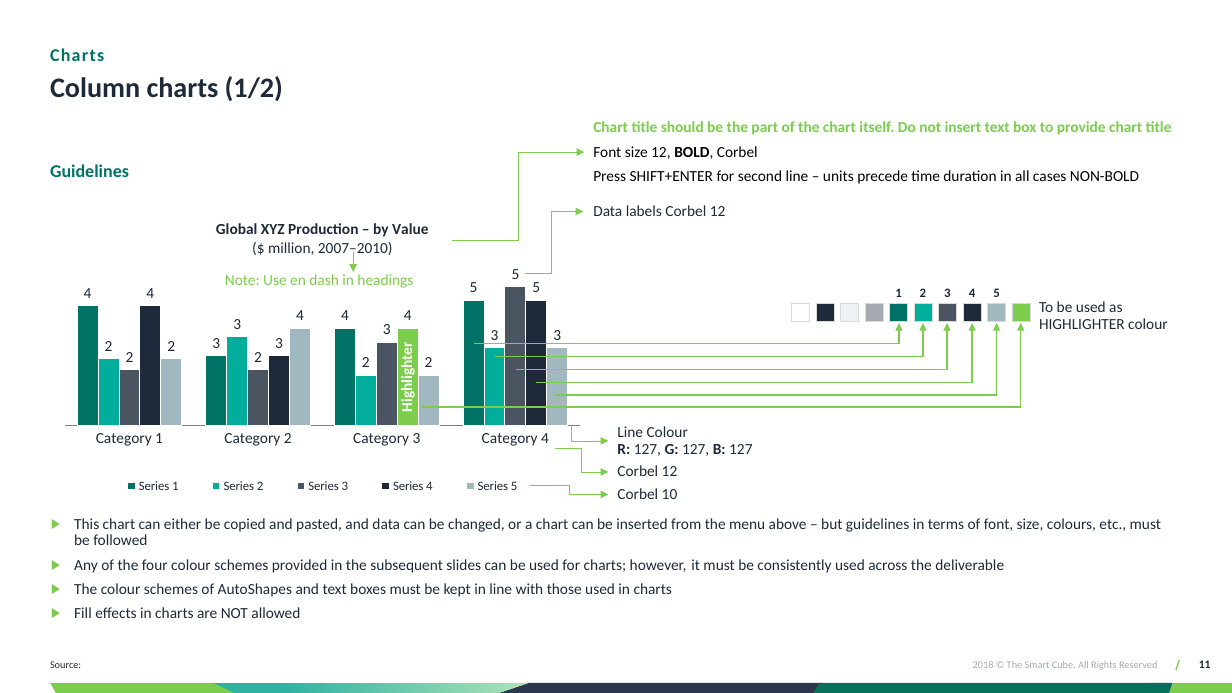
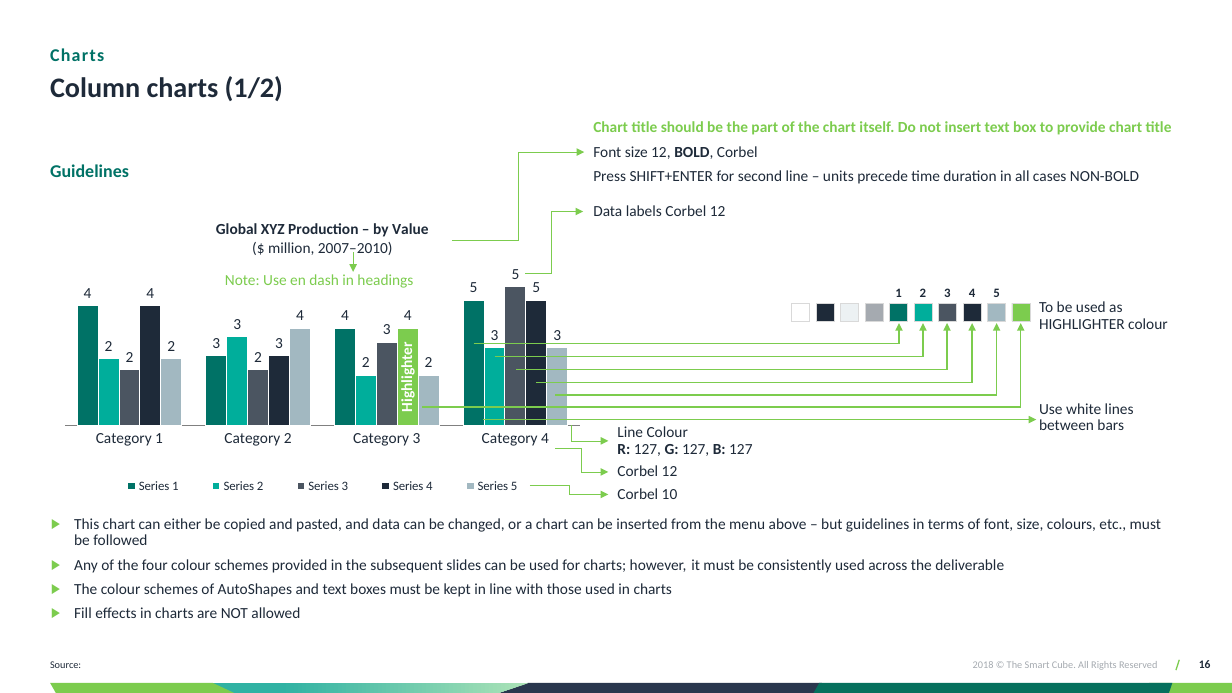
Before and after one commit to tdev131287/techandmate, a slide deck: slide 16 of TSCPPT_Addin/AppData/Template/Template_Automation.pptx (slide 11 before the commit). Drawn at 1232x693 pixels with LibreOffice and Linux fonts; fonts in the diff are those of the drawing; background and template pictures are left out. Boxes give left, top, right and bottom in pixels: in the first picture for what was removed or moved away, otherwise in the second. Text is boxed around its words. In the diff, an @@ line names an element or a change of style, - is before the commit and + after.

```diff
--- a/TSCPPT_Addin/AppData/Template/Template_Automation.pptx
+++ b/TSCPPT_Addin/AppData/Template/Template_Automation.pptx
@@ text at box(593, 146, 1139, 184): text colour #000000 to #1E2A39 in "Font size 12, BOLD, Corbel", "Press SHIFT+ENTER for second line – units ..." @@
@@ column chart at box(51, 205, 594, 497) @@
@@ title "Global XYZ Production – by Value($ million, 2007–2010)" to "Global XYZ Production – by Value($ million, 2007–2010) " @@
@@ text added at box(1039, 403, 1134, 430), 12 pt, text #1E2A39 @@
+Use white lines between bars
@@ arrow added from (483, 420) to (1037, 420), #7CCC4E 1 pt @@
@@ page number at box(1199, 660, 1211, 668): text changed @@
-11
+16
```
Also in this commit, not shown: 12 other slides changed, 6 slides added, 1 slide removed, 56 other files.
